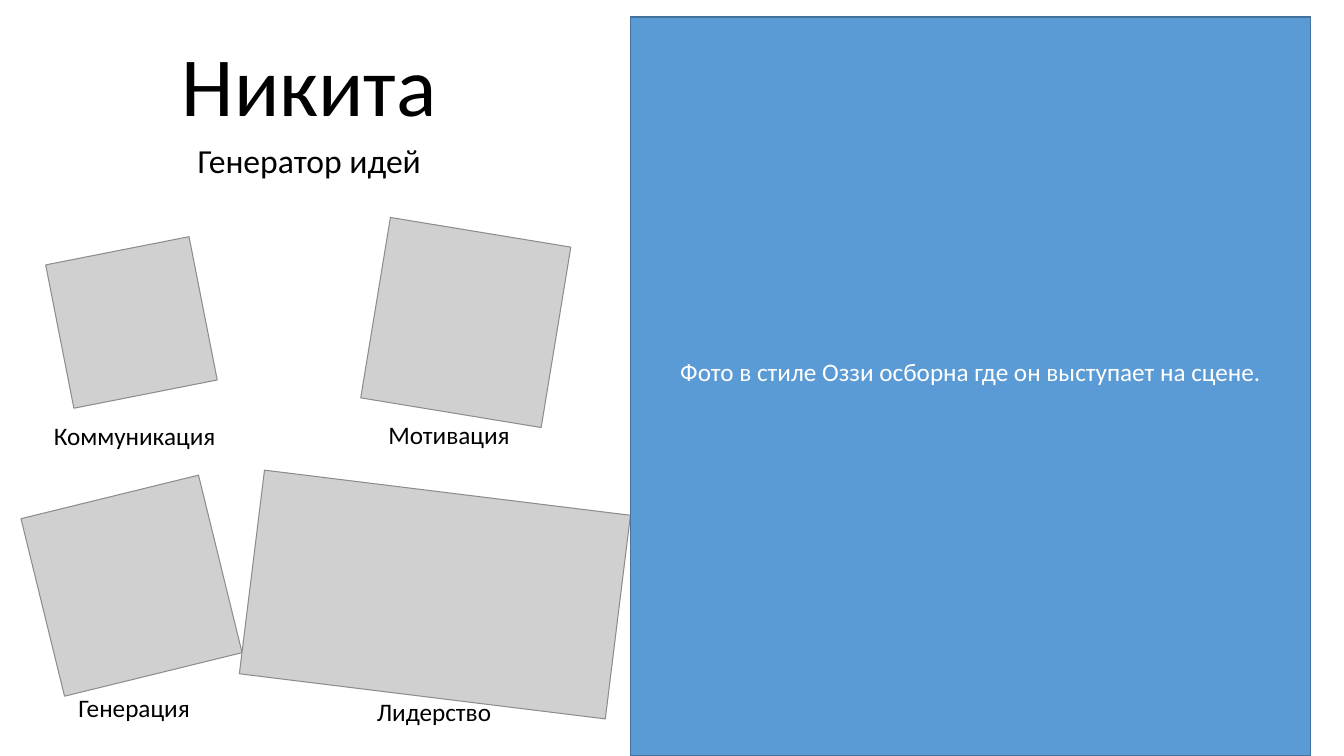
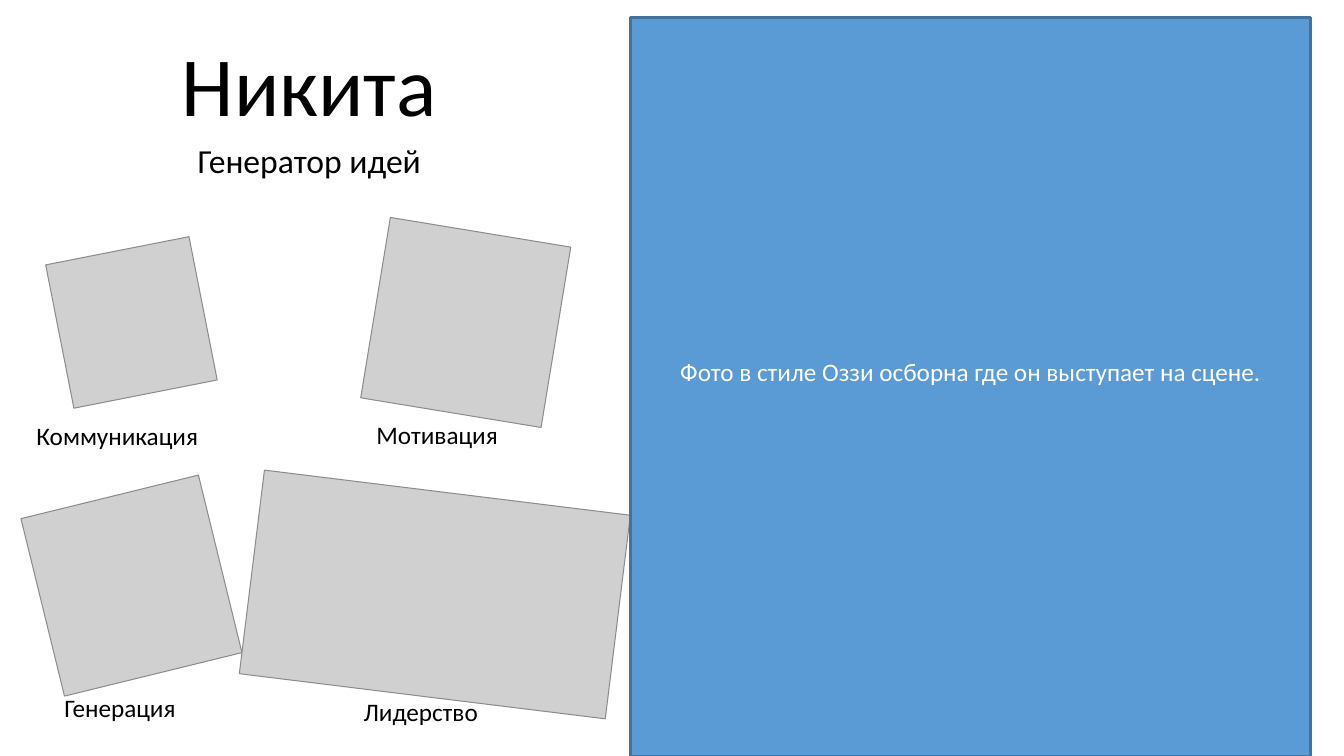
Before and after one commit to FeoFany/Garmony-of-Chaos, a slide deck: slide 4 of Docs/1. Презитанция.pptx. Drawn at 1344x756 pixels with LibreOffice and Linux fonts; fonts in the diff are those of the drawing; grey boxes stand for pictures. Boxes give left, top, right and bottom in pixels: in the first picture for what was removed or moved away, otherwise in the second. Text is boxed around its words. In the diff, an @@ line names an element or a change of style, - is before the commit and + after.

```diff
--- a/Docs/1. Презитанция.pptx
+++ b/Docs/1. Презитанция.pptx
@@ rectangle "Фото в стиле Оззи осборна ..." at (631, 17, 1311, 756): outline #43739E 1 pt to #43739E 2 pt @@
@@ text "Коммуникация": place and size @@
-text "Коммуникация" at (54, 428, 216, 449)
+text "Коммуникация" at (36, 428, 198, 449)
@@ text "Мотивация": place and size @@
-text "Мотивация" at (388, 427, 509, 448)
+text "Мотивация" at (376, 427, 497, 448)
@@ text "Генерация" rewrapped from (78, 700, 189, 721) to (64, 696, 175, 721) @@
@@ text "Лидерство": place and size @@
-text "Лидерство" at (377, 701, 491, 725)
+text "Лидерство" at (364, 701, 478, 725)
```
Also in this commit, not shown: 4 other slides changed, 7 slides added, 7 slides removed.
